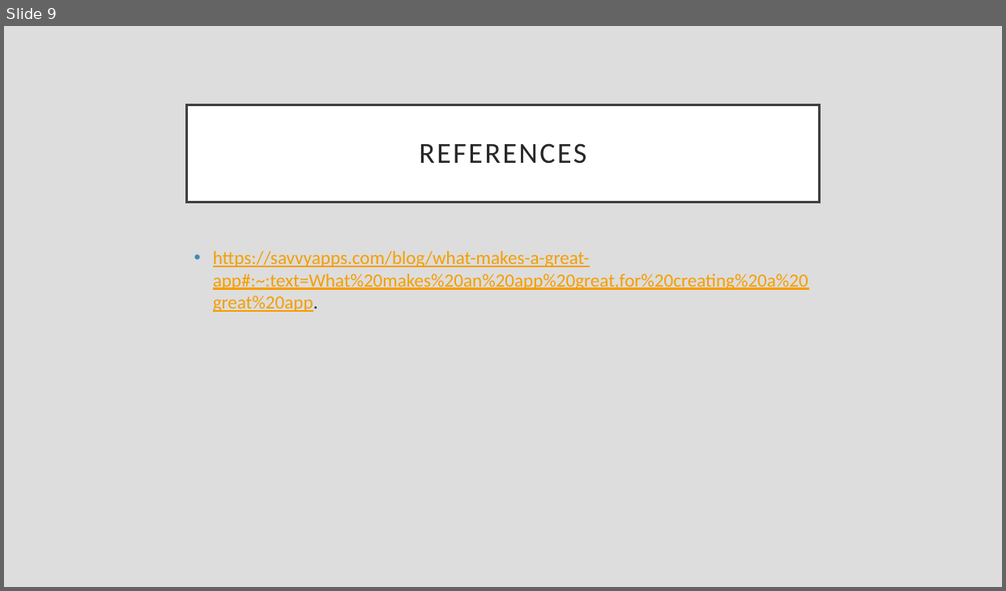
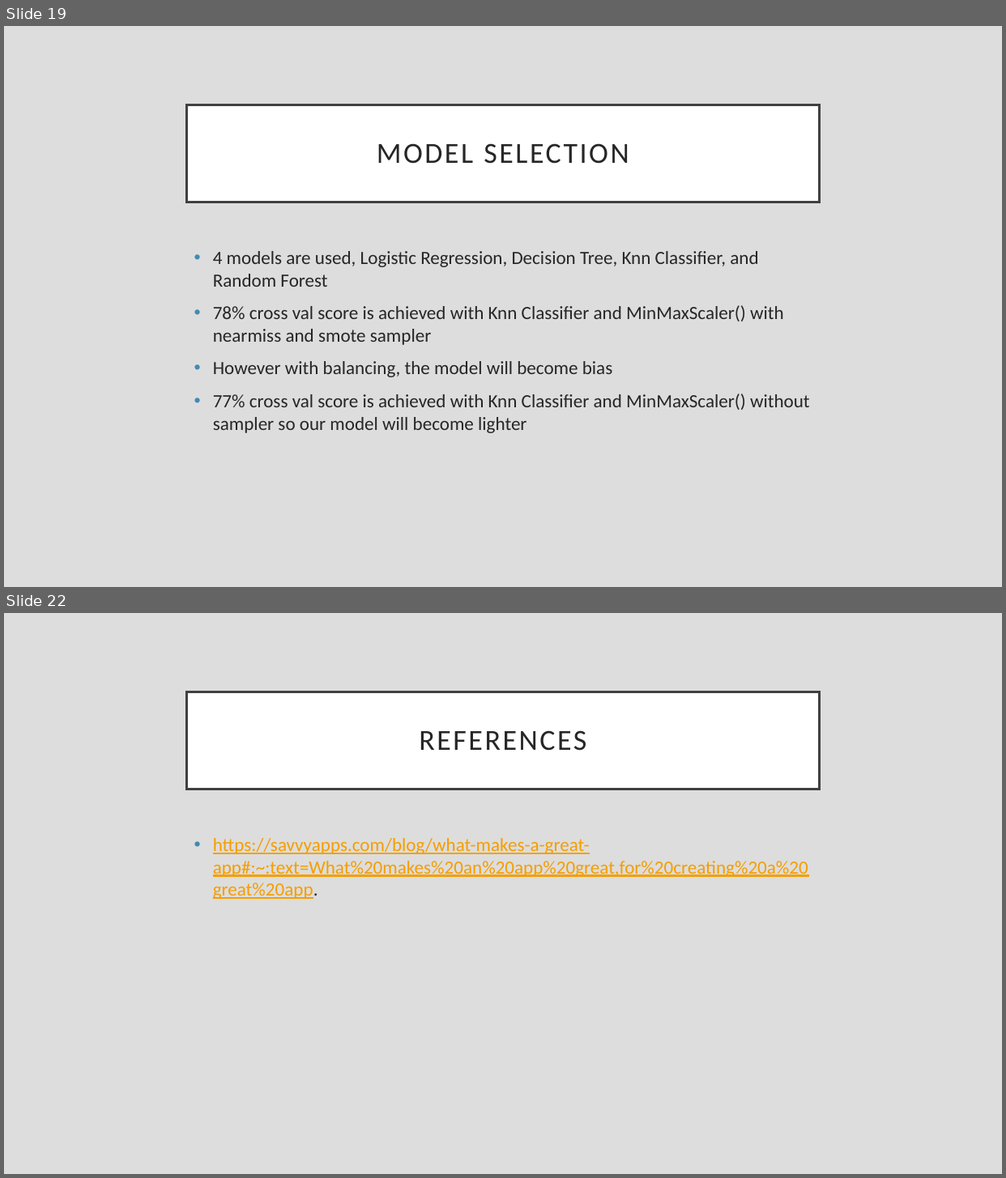
Before and after one commit to farrosmufid/Final_Project_Mobile_App_Store_Farros, a slide deck: Final_Project_ppt_Purwadhika.pptx. Shown one above the other, each under a label of ours: slide 9 before the commit, slides 19 and 22 after it; the slides between them are not shown. The pictures are 1006x591 and 1006x1178 pixels, drawn with LibreOffice and Linux fonts; fonts in the diff are those of the drawing. Boxes give left, top, right and bottom in pixels: in the first picture for what was removed or moved away, otherwise in the second. Text is boxed around its words. In the diff, an @@ line names an element or a change of style, - is before the commit and + after.

Commit message:
Fixed model

```diff
--- a/Final_Project_ppt_Purwadhika.pptx
+++ b/Final_Project_ppt_Purwadhika.pptx
@@ slide 19 added at box(4, 26, 1002, 587), background #DDDDDD @@
@@ title added at box(187, 105, 819, 202), fill #FFFFFF, outline #404040 2.5 pt, 28 pt, text #262626 @@
+MODEL SELECTION
@@ text added at box(213, 251, 810, 433), 18 pt, text #262626 @@
+• 4 models are used, Logistic Regression, Decision Tree, Knn Classifier, and Random Forest
+• 78% cross val score is achieved with Knn Classifier and MinMaxScaler() with nearmiss and smote sampler
+• However with balancing, the model will become bias
+• 77% cross val score is achieved with Knn Classifier and MinMaxScaler() without sampler so our model will become lighter
@@ what was slide 9 is now slide 22 @@
```
Also in this commit, not shown: 6 slides changed, 13 other slides added, 1 slide removed, 8 other files.
